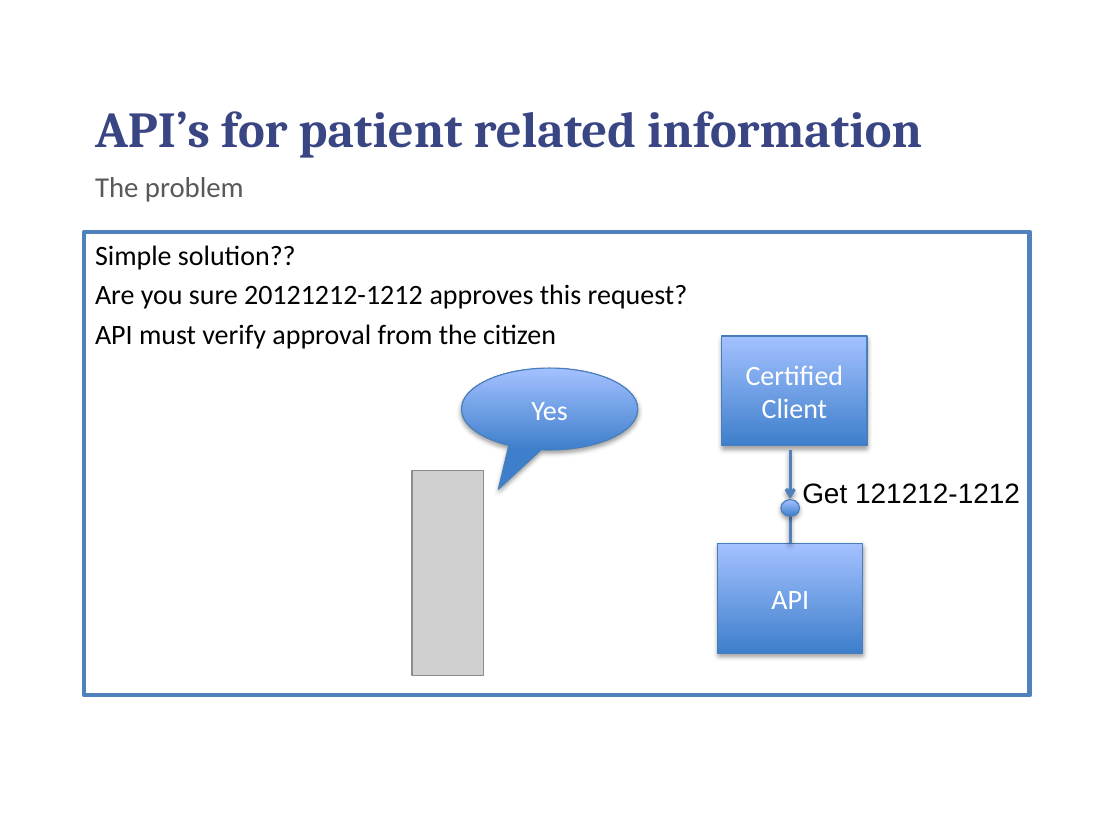
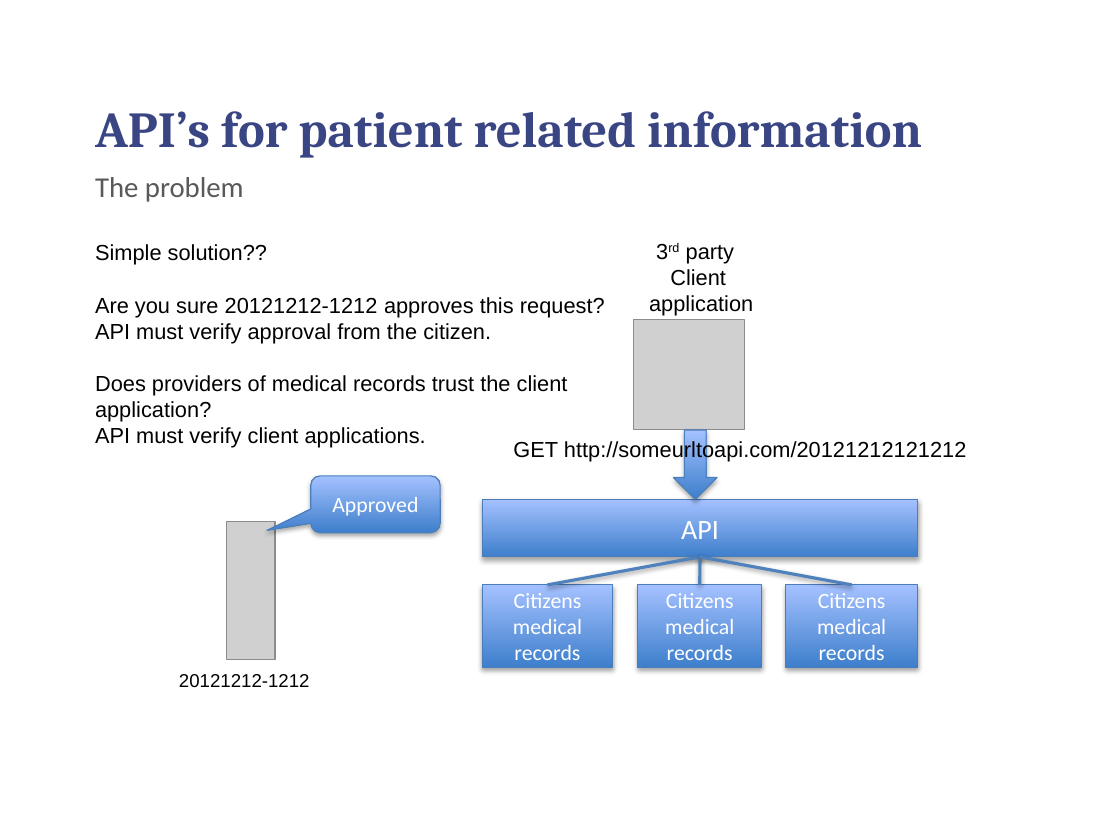
Before and after one commit to chilmers/cadec-healthcare-api-tutorial, a slide deck: slide 12 of Cadec-vårdens-apier.pptx. Drawn at 1120x840 pixels with LibreOffice and Linux fonts; fonts in the diff are those of the drawing; grey boxes stand for pictures; background and template pictures are left out. Boxes give left, top, right and bottom in pixels: in the first picture for what was removed or moved away, otherwise in the second. Text is boxed around its words. In the diff, an @@ line names an element or a change of style, - is before the commit and + after.

Commit message:
Updated ppt with OAuth info

```diff
--- a/Cadec-vårdens-apier.pptx
+++ b/Cadec-vårdens-apier.pptx
@@ text "Simple solution??": place and size @@
-text "Simple solution??" at [84, 232, 1029, 694]
+text "Simple solution??" at [95, 244, 605, 448]
@@ text "Simple solution??" at [95, 244, 605, 448]: outline #4F81BD 3 pt to none @@
@@ text at [95, 244, 605, 318]: size 18 to 14 pt, font Calibri to Arial in "Simple solution??", "Are you sure 20121212-1212 approves this request?"; less space between paragraphs @@
@@ text added at [649, 245, 753, 316], 14 pt, text #000000 @@
+3rd party
+Client
+application
@@ text at [95, 323, 568, 448]: text changed; size 18 to 14 pt; font Calibri to Arial @@
-API must verify approval from the citizen
+API must verify approval from the citizen.
+Does providers of medical records trust the client application?
+API must verify client applications.
@@ picture added at [634, 319, 745, 430] @@
@@ rectangle removed at [721, 336, 867, 446] @@
-Certified Client
@@ speech bubble removed at [461, 368, 637, 450] @@
-Yes
@@ text added at [513, 440, 966, 462], 14 pt, text #000000 @@
+GET http://someurltoapi.com/20121212121212
@@ down arrow added at [673, 430, 717, 500], fill gradient #3F80CE to #A4C4FF, outline #4B7EBC 0.75 pt @@
@@ rounded speech box added at [310, 476, 440, 533], fill gradient #3F80CE to #A4C4FF, outline #4B7EBC 0.75 pt, 14 pt, text #FFFFFF @@
+Approved
@@ arrow removed from (791, 450) to (791, 498) @@
@@ rectangle "API": place and size @@
-rectangle "API" at [718, 543, 864, 653]
+rectangle "API" at [483, 500, 918, 557]
@@ ellipse removed at [781, 500, 800, 516] @@
@@ text removed at [802, 483, 1020, 504] @@
-Get 121212-1212
@@ picture: place and size @@
-picture at [412, 470, 484, 676]
+picture at [227, 521, 276, 660]
@@ line added from (700, 557) to (548, 585), #4F81BD 2 pt @@
@@ line moved from (791, 543) - (791, 516) to (700, 557) - (700, 585) @@
@@ line added from (700, 557) to (851, 585), #4F81BD 2 pt @@
@@ rectangle added at [483, 585, 614, 668], fill gradient #3F80CE to #A4C4FF, outline #4B7EBC 0.75 pt, 14 pt, text #FFFFFF @@
+Citizens medical records
@@ rectangle added at [637, 585, 762, 668], fill gradient #3F80CE to #A4C4FF, outline #4B7EBC 0.75 pt, 14 pt, text #FFFFFF @@
+Citizens medical records
@@ rectangle added at [785, 585, 917, 668], fill gradient #3F80CE to #A4C4FF, outline #4B7EBC 0.75 pt, 14 pt, text #FFFFFF @@
+Citizens medical records
@@ text added at [179, 674, 310, 688], 12 pt, text #000000 @@
+20121212-1212
```
